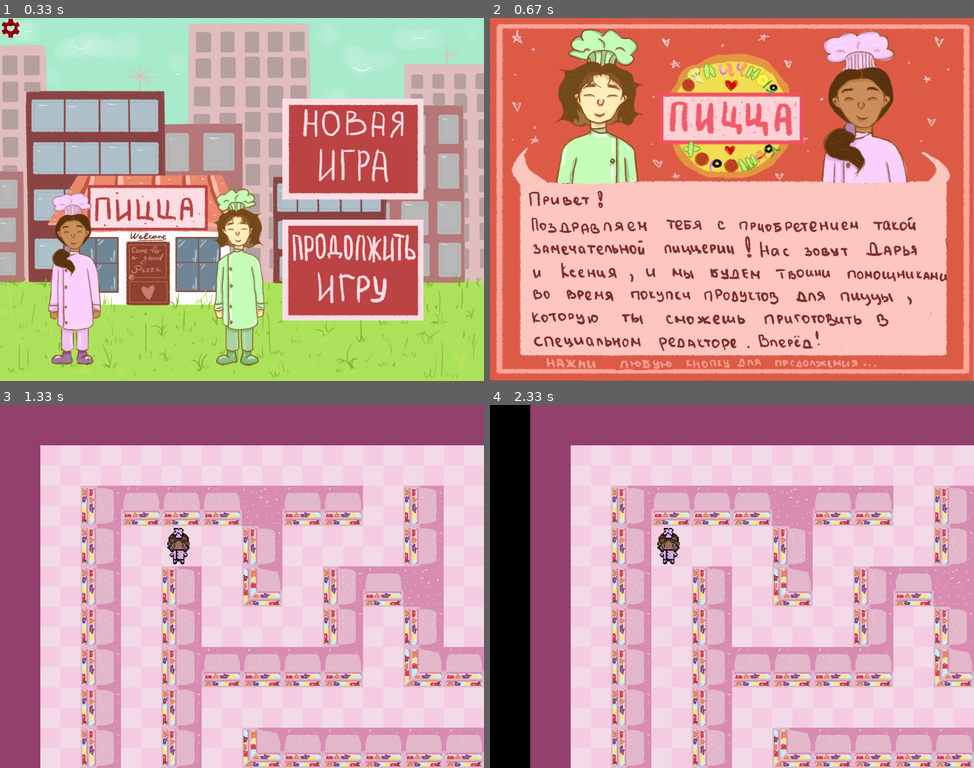
Above: before the commit, frames 1-4 (two rows, left to right).
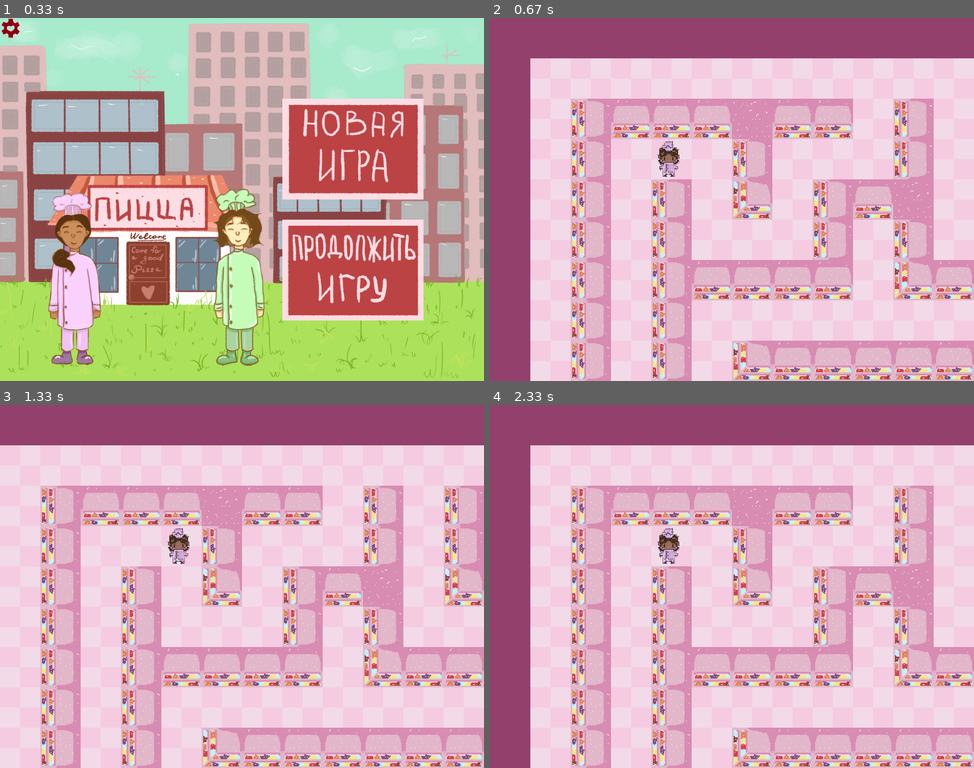
Above: after the commit, the same moments.

Repository: KsenyaShestakova/pygame_project
Game: pygame game, started from 1.py
Same seed, same stepped clock (60 frames per second), same inputs: the game is played once before the commit and once after it.
Inputs (mouse positions are in pixels of both pictures, inside the frame that each line leads up to):
- Up to frame 1 (0.33 s): no input
- Up to frame 2 (0.67 s): click (843, 268) at 0.38 s
- Up to frame 3 (1.33 s): hold Right 0.67-1.13 s; move the mouse to (222, 601) at 0.7 s
- Up to frame 4 (2.33 s): hold Left from 2 s (still down)

Frame 1 is identical in both runs. In frame 2, 98% of the frame differs, in the area x 0-100%, y 0-100%; in frame 3, 41%; in frame 4, 47%.

Commit message:
меню

Diff:
--- a/1.py
+++ b/1.py
@@ -7,19 +7,20 @@
 from buttons import Buttons
 
 
-def start_screen():
+def start_screen(surface):
     fon = pygame.transform.scale(load_image('fon.png'), (WIDTH, HEIGHT))
-    screen.blit(fon, (0, 0))
+    surface.blit(fon, (0, 0))
     settings = Buttons('BUTTON_settings.png', 0, 0, 50, 50)
     new_game = Buttons('BUTTON_new_game.png', 700, 200, 350, 250)
     old_game = Buttons('BUTTON_old_game.png', 700, 500, 350, 250)
-    settings_spr.draw(screen)
-    btns.draw(screen)
+    btns.draw(surface)
     while True:
         for event in pygame.event.get():
             all_sprites.update(event)
+
             if event.type == pygame.QUIT:
                 terminate()
+
             elif event.type == pygame.KEYDOWN or event.type == pygame.MOUSEBUTTONDOWN:
 
                 if settings.is_clicked:
@@ -28,10 +29,13 @@
                     settings.is_clicked = False
 
                 if new_game.is_clicked and settings.is_clicked is False:
-                    return print('new game')
+                    # нужно сделать окошко точно ли хочет начать новую игру если есть старая
+                    return 'new game'
 
                 if old_game.is_clicked and settings.is_clicked is False:
-                    return print('old game')
+                    # нужно сделать проверку есть старая игра или нет
+                    return 'old game'
+
         pygame.display.flip()
         clock.tick(FPS)
 
@@ -93,6 +97,7 @@
         for event in pygame.event.get():
             if event.type == pygame.QUIT:
                 terminate()
+
             elif event.type == pygame.KEYDOWN or \
                     event.type == pygame.MOUSEBUTTONDOWN:
                 return  # начинаем игру
@@ -206,14 +211,15 @@
     '#': pygame.transform.scale(load_image('TEXTURE_wall.jpg'), (100, 100)),
     'empty': pygame.transform.scale(load_image('TEXTURE_pol.jpg'), (100, 100))
 }
-player_k_image = pygame.transform.scale(load_image('PERS_K.png', colorkey=-1), (55, 90))
-player_d_image = pygame.transform.scale(load_image('PERS_D.png', colorkey=-1), (55, 90))
+player_k_image = pygame.transform.scale(load_image('PERS_K.png', color_key=-1), (55, 90))
+player_d_image = pygame.transform.scale(load_image('PERS_D.png', color_key=-1), (55, 90))
 
 tile_width = tile_height = 100
 
 
-start_screen()
-story()
+if start_screen(screen) == 'new game':
+    story()
+
 level_map = load_level('level_3.txt')
 player, max_x, max_y = generate_level(level_map)
 
--- a/buttons.py
+++ b/buttons.py
@@ -6,8 +6,9 @@
 class Buttons(pygame.sprite.Sprite):
     def __init__(self, name, pos_x, pos_y, transform_width, transform_height, text=''):
         super().__init__(btns, all_sprites)
+        self.change_img = load_image(name.split('.')[0] + '_change.' + name.split('.')[1])
         self.image_load = load_image(name)
-        self.change_img = load_image(name.split('.')[0] + '_change.' + name.split('.')[1])
+
         self.text = text
         self.width = transform_width
         self.height = transform_height
@@ -16,10 +17,12 @@
         self.image = pygame.transform.scale(self.image_load, (transform_width, transform_height))
         self.rect = self.image.get_rect().move(pos_x, pos_y)
         self.is_clicked = False
+        self.change_img = pygame.transform.scale(self.change_img, (self.width, self.height))
+        self.old_img = pygame.transform.scale(self.image_load, (self.width, self.height))
 
-    def draw(self, surface, color='black', x=None, y=None):
+    def draw_text(self, surface, color='black', x=None, y=None):
         if self.text != '':
-            font = pygame.font.Font(None, 50)
+            font = pygame.font.SysFont('arial', 60)
             text = font.render(self.text, True, color)
             if x and y:
                 surface.blit(text, (x, y))
@@ -33,11 +36,10 @@
             if args and args[0].type == pygame.MOUSEBUTTONDOWN and \
                     self.rect.collidepoint(args[0].pos):
                 self.is_clicked = True
-            elif args and self.rect.collidepoint(args[0].pos):
-                self.image = pygame.transform.scale(self.change_img, (self.width, self.height))
-                print(1)
+            elif args and self.x <= pygame.mouse.get_pos()[0] <= self.x + self.width and \
+                    self.y <= pygame.mouse.get_pos()[1] <= self.y + self.height:
+                self.image = self.change_img
             else:
-                self.image = pygame.transform.scale(self.image_load, (self.width, self.height))
-                print(2)
+                self.image = self.old_img
         except AttributeError:
             return
--- a/file_new.py
+++ b/file_new.py
@@ -1,3 +1,5 @@
+OLD_GAME = False
+
 FIRST_LEVEL = False
 SECOND_LEVEL = False
 THIRD_LEVEL = False
@@ -6,3 +8,5 @@
 SIXTH_LEVEL = False
 SEVENTH_LEVEL = False
 EIGHT_LEVEL = False
+
+LEVEL_NOW = 1
--- a/file_with_const.py
+++ b/file_with_const.py
@@ -1,11 +1,20 @@
 import os
+import sys
+
 import pygame
 
 USERNAME = os.environ.get("USERNAME")
 size = WIDTH, HEIGHT = 1200, 900
+FPS = 60
 
+clock = pygame.time.Clock()
 tiles_group = pygame.sprite.Group()
 all_sprites = pygame.sprite.Group()
 player_group = pygame.sprite.Group()
 settings_spr = pygame.sprite.Group()
 btns = pygame.sprite.Group()
+
+
+def terminate():
+    pygame.quit()
+    sys.exit()
--- a/load_img.py
+++ b/load_img.py
@@ -2,16 +2,18 @@
 import pygame
 
 
-def load_image(name, colorkey=None):
+def load_image(name, color_key=None):
     fullname = os.path.join('data', name)
     try:
         image = pygame.image.load(fullname)
     except pygame.error as message:
         print("Не удалось загрузить изображение!")
         raise SystemExit(message)
-    image = image.convert_alpha()
-    if colorkey is not None:
-        if colorkey == -1:
+    if color_key is not None:
+        image = image.convert()
+        if color_key == -1:
             color_key = image.get_at((0, 0))
-        image.set_colorkey(colorkey)
+        image.set_colorkey(color_key)
+    else:
+        image = image.convert_alpha()
     return image
--- a/menu.py
+++ b/menu.py
@@ -0,0 +1,74 @@
+import pygame
+
+from buttons import Buttons
+from file_with_const import WIDTH, HEIGHT, btns, all_sprites, terminate, clock, FPS
+from load_img import load_image
+from file_new import FIRST_LEVEL, SECOND_LEVEL, THIRD_LEVEL, FIFTH_LEVEL,\
+    FOURTH_LEVEL, SIXTH_LEVEL, SEVENTH_LEVEL, EIGHT_LEVEL
+
+pygame.init()
+screen = pygame.display.set_mode((WIDTH, HEIGHT))
+lvl_btn = pygame.sprite.Group()
+
+
+def menu(surface):
+    fon = pygame.transform.scale(load_image('menu_of_lvls.png'), (WIDTH, HEIGHT))
+    surface.blit(fon, (0, 0))
+    levels_is_open = [FIRST_LEVEL, SECOND_LEVEL, THIRD_LEVEL, FOURTH_LEVEL,
+              FIFTH_LEVEL, SIXTH_LEVEL, SEVENTH_LEVEL, EIGHT_LEVEL]
+    coords = []
+    for i in range(8):
+        coords.append(COORDS[i + 1])
+    levels = []
+    for coord, i, lvl_is_op in zip(coords, range(1, 9), levels_is_open):
+        levels.append(LevelBtn(coord, (WIDTH / 6, WIDTH / 6), i, lvl_is_op))
+
+    lvl_btn.draw(surface)
+    for el in lvl_btn:
+        el.draw_text(surface)
+    while True:
+        for event in pygame.event.get():
+
+            if event.type == pygame.QUIT:
+                terminate()
+
+            elif event.type == pygame.KEYDOWN or event.type == pygame.MOUSEBUTTONDOWN:
+
+                pass
+            lvl_btn.update(event)
+        pygame.display.flip()
+        clock.tick(FPS)
+"""     lvl1 = LevelBtn(COORDS[1], (WIDTH / 6, WIDTH / 6), 1, FIRST_LEVEL)
+        lvl2 = LevelBtn(COORDS[2], (WIDTH / 6, WIDTH / 6), 2, SECOND_LEVEL)
+        lvl3 = LevelBtn(COORDS[3], (WIDTH / 6, WIDTH / 6), 3, THIRD_LEVEL)
+        lvl4 = LevelBtn(COORDS[4], (WIDTH / 6, WIDTH / 6), 4, FOURTH_LEVEL)
+        lvl5 = LevelBtn(COORDS[5], (WIDTH / 6, WIDTH / 6), 5, FIFTH_LEVEL)
+        lvl6 = LevelBtn(COORDS[6], (WIDTH / 6, WIDTH / 6), 6, SIXTH_LEVEL)
+        lvl7 = LevelBtn(COORDS[7], (WIDTH / 6, WIDTH / 6), 7, SEVENTH_LEVEL)
+        lvl8 = LevelBtn(COORDS[8], (WIDTH / 6, WIDTH / 6), 8, EIGHT_LEVEL)
+    """
+
+def render_coords():
+    global COORDS
+    for i in range(4):
+        x, y = int(WIDTH / 12 + WIDTH / 6 * i + WIDTH // 18 * i), int(WIDTH / 10)
+        COORDS[i + 1] = (x, y)
+        y += int(WIDTH * 5 / 24)
+        COORDS[i + 5] = (x, y)
+
+
+class LevelBtn(Buttons):
+    level_img_otkr = 'open_level.png'
+
+    def __init__(self, coords: tuple, transform: tuple, lvl_number, is_open):
+        Buttons.__init__(self, name=LevelBtn.level_img_otkr, pos_x=coords[0],
+                         pos_y=coords[1], transform_width=transform[0],
+                         transform_height=transform[1], text=str(lvl_number))
+        pygame.sprite.Sprite.__init__(self, lvl_btn, all_sprites)
+
+        self.number = lvl_number
+        self.is_open = is_open
+
+COORDS = {}
+render_coords()
+menu(screen)
--- a/pillow_change_brightness.py
+++ b/pillow_change_brightness.py
@@ -3,7 +3,7 @@
 
 
 def box(filename, endname):
-    fullname = os.path.join('Игра', 'data', filename)
+    fullname = os.path.join('data', filename)
     image = Image.open(fullname)
     pixels = image.load()
     x, y = image.size
@@ -19,8 +19,8 @@
             pixels2[i, j] = int(pixels[i, j][0]) - 50,\
                             int(pixels[i, j][1]) - 50,\
                             int(pixels[i, j][2]) - 50
-    endname = os.path.join('Игра', 'data', endname)
+    endname = os.path.join('data', endname)
     res.save(endname)
 
 
-box('BUTTON_settings.png', 'BUTTON_settings_change.png')
+box('open_level.png', 'open_level_change.png')
Binary file added: data/close_level.png
Binary file added: data/open_level.png
Binary file added: data/open_level_change.png
Binary file added: data/urov_btn1_change.png
Empty file added: new_game.py
